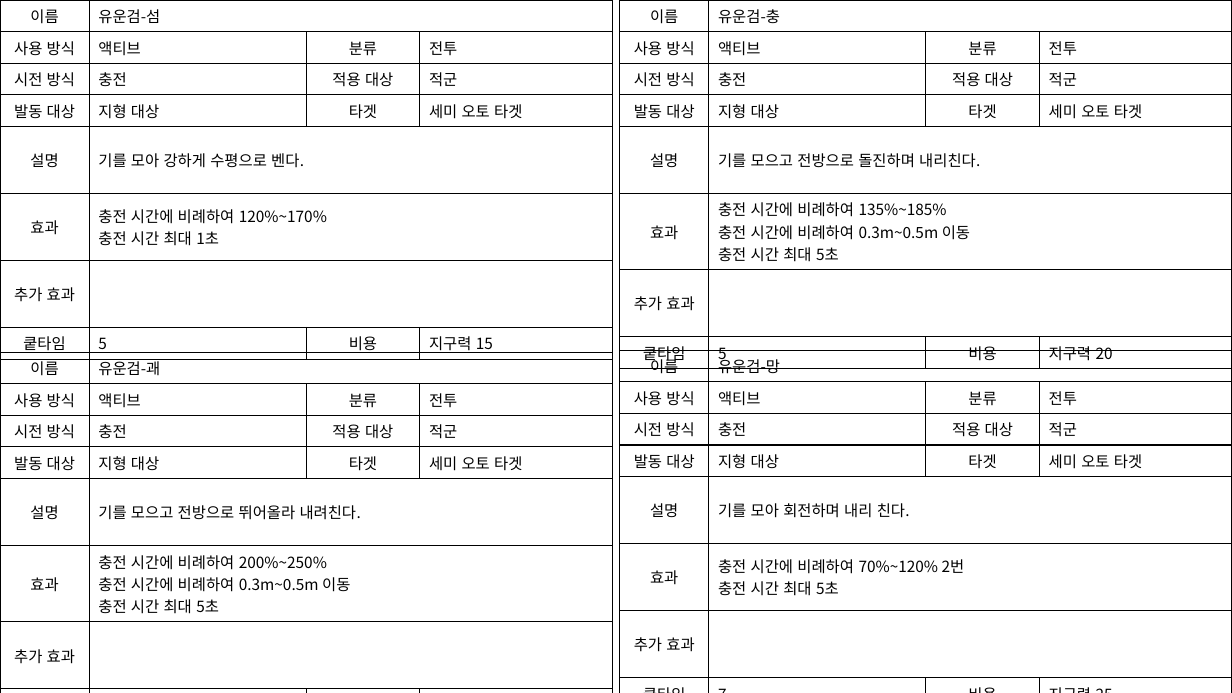
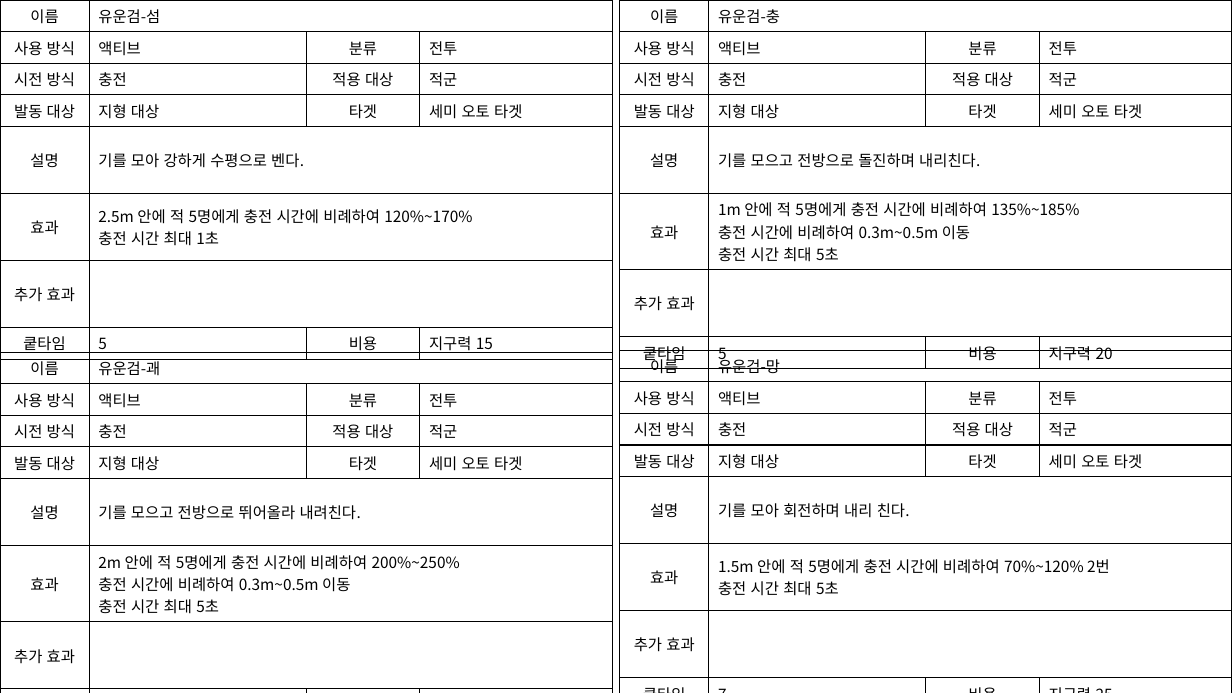
Before and after one commit to yjk0401/unityenginebasic_9th, a slide deck: slide 36 of 기획/방랑엽사전/스킬 기획서.pptx. Drawn at 1232x693 pixels with LibreOffice and Linux fonts; fonts in the diff are those of the drawing. Boxes give left, top, right and bottom in pixels: in the first picture for what was removed or moved away, otherwise in the second. Text is boxed around its words. In the diff, an @@ line names an element or a change of style, - is before the commit and + after.

```diff
--- a/기획/방랑엽사전/스킬 기획서.pptx
+++ b/기획/방랑엽사전/스킬 기획서.pptx
@@ table at <box>0,0,613,357</box> @@
-row 6, column 2: 충전 시간에 비례하여 120%~170% / 충전 시간 최대 1초
+row 6, column 2: 2.5m 안에 적 5명에게 충전 시간에 비례하여 120%~170% / 충전 시간 최대 1초
@@ table at <box>620,0,1232,367</box> @@
-row 6, column 2: 충전 시간에 비례하여 135%~185% / 충전 시간에 비례하여 0.3m~0.5m 이동 / 충전 시간 최대 5초
+row 6, column 2: 1m 안에 적 5명에게 충전 시간에 비례하여 135%~185% / 충전 시간에 비례하여 0.3m~0.5m 이동 / 충전 시간 최대 5초
@@ table at <box>0,352,613,693</box> @@
-row 6, column 2: 충전 시간에 비례하여 200%~250% / 충전 시간에 비례하여 0.3m~0.5m 이동 / 충전 시간 최대 5초
+row 6, column 2: 2m 안에 적 5명에게 충전 시간에 비례하여 200%~250% / 충전 시간에 비례하여 0.3m~0.5m 이동 / 충전 시간 최대 5초
@@ table at <box>620,350,1232,693</box> @@
-row 6, column 2: 충전 시간에 비례하여 70%~120% 2번 / 충전 시간 최대 5초
+row 6, column 2: 1.5m 안에 적 5명에게 충전 시간에 비례하여 70%~120% 2번 / 충전 시간 최대 5초
```
Also in this commit, not shown: 21 other slides changed, 7 other files.
